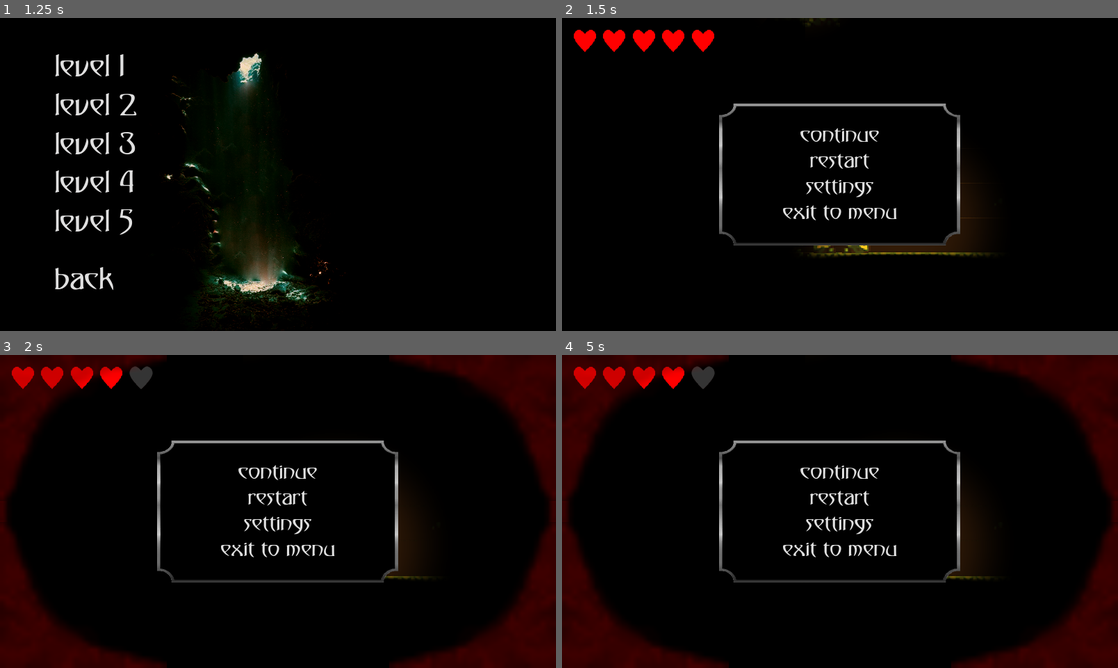
Above: before the commit, frames 1-4 (two rows, left to right).
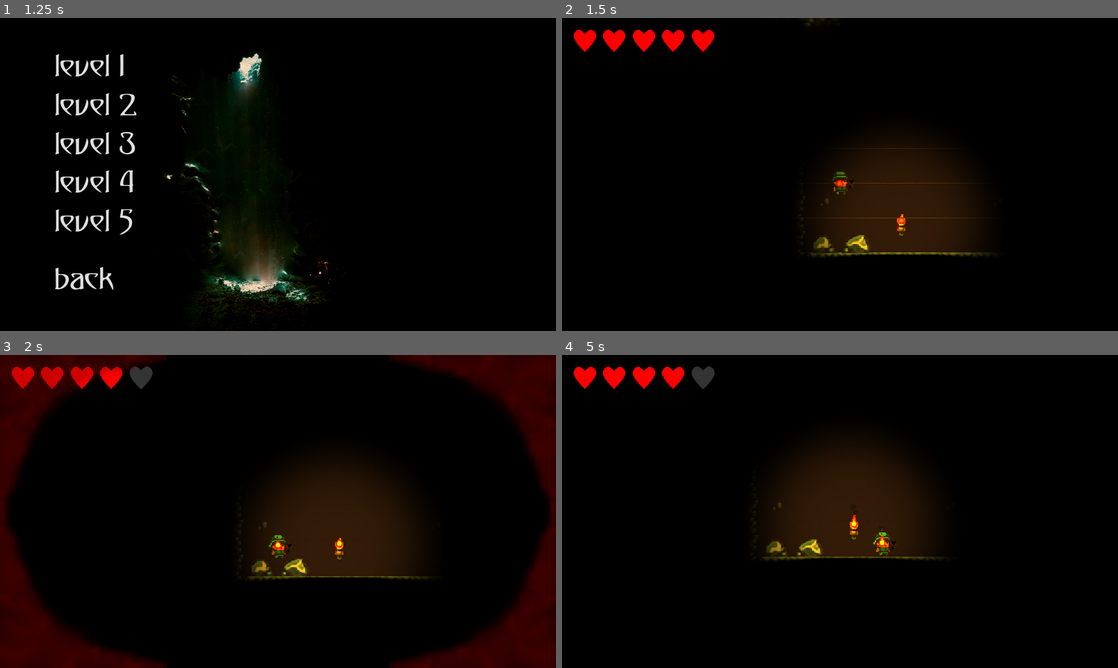
Above: after the commit, the same moments.

Repository: re1nex/portan-ignis
Game: Godot game, scene res://src/ui/mainMenu/MainMenuView.tscn
The game is run twice, just before and just after one commit, with the same random seed, the same clock (stepped at 60 frames per second) and the same inputs. Sound files missing from this copy of the repository are replaced by a short silence.
Inputs (mouse positions are in pixels of both pictures, inside the frame that each line leads up to):
- Up to frame 1 (1.25 s): click "start" at 0.5 s
- Up to frame 2 (1.5 s): click "level 1" at 1.25 s
- Up to frame 3 (2 s): no input
- Up to frame 4 (5 s): click (840, 498) at 2 s, where only the run before the commit has a clickable "restart"; click (1073, 527) at 2.75 s; tap Enter (ui_accept) at 3.5 s; move the mouse to (962, 495) at 3.52 s; hold Right (ui_right) 3.53-4.25 s; hold Enter (ui_accept) 3.53-4.25 s; click (962, 495) at 3.67 s; tap Space (jump) at 3.77 s; click (840, 498) at 4.25 s, where only the run before the commit has a clickable "restart"

Frame 1 is identical in both runs. In frame 2, 8.5% of the frame differs, in the area x 28-72%, y 27-73%; in frame 3, 9.6%; in frame 4, 28%, in the area x 0-100%, y 0-100%.

Commit message:
#311 added: - language in settings

Diff:
--- a/src/ui/mainMenu/MainMenuView.gd
+++ b/src/ui/mainMenu/MainMenuView.gd
@@ -6,6 +6,7 @@
 var soundLen=0.22
 var ScrollRange=56
 
+var langPos=0
 var checkClick=false
 var soundSet=false
 var musicSet=false
@@ -14,6 +15,7 @@
 var secondPlay=false
 var changeMute=false
 var textActivate=false
+var langMode= false
 
 var begin=true
 var begin1=true
@@ -66,22 +68,30 @@
 			textActivate=false
 			keyboard=false
 			pos=-1
+		if(langMode):
+				checkMousePos()
 	if event.is_action_pressed("ui_down"):
-		if(!textActivate):
+		if(textActivate):
+			scrollDown()
+		else:
 			_closeBeforeChange()
-			pos+=1
+			if(!langMode):
+				pos+=1
+			else:
+				langPos+=1
 			keyboard=true
 			_ChangePos()
+	if event.is_action_pressed("ui_up"):
+		if(textActivate):
+			scrollUp()
 		else:
-			scrollDown()
-	if event.is_action_pressed("ui_up"):
-		if(!textActivate):
 			_closeBeforeChange()
-			pos-=1
+			if(!langMode):
+				pos-=1
+			else:
+				langPos-=1
 			keyboard=true
 			_ChangePos()
-		else:
-			scrollUp()
 	if(event.is_action_pressed("ui_cancel")):
 		_closeBeforeChange()
 		_backToMain()
@@ -110,10 +120,18 @@
 			$TestSound2.play()
 	if(event.is_action_pressed("ui_accept")):
 		_pressButt()
-		if(!checkClick&&!textActivate):
+		if(!checkClick&&!textActivate&&!langMode):
 			_closeBeforeChange()
 			pos=-1
 		checkClick=false
+
+
+func checkMousePos():
+	var mousePos = get_viewport().get_mouse_position()
+	var curSize= $Settings/VBoxContainer/language/CurrentLanguage.rect_size
+	var curPos = $Settings/VBoxContainer/language/CurrentLanguage.rect_global_position
+	if(mousePos.x<curPos.x||mousePos.x>curPos.x+curSize.x||mousePos.y<curPos.y||mousePos.y>curPos.y+2*curSize.y):
+		_on_CurrentLanguage_pressed()
 
 func scrollDown():
 	if $About.is_visible_in_tree():
@@ -181,8 +199,18 @@
 			_on_level5_pressed()
 		return
 	if($Settings.is_visible_in_tree() && $Settings.is_visible_in_tree()):
-		if(pos>=5 && $Settings/BackSettings/LightBackStg.is_visible_in_tree()):
+		if(langMode):
+			if(langPos>=1 && $Settings/VBoxContainer/language/AddLanguage/addLangLight2.is_visible_in_tree()):
+				_on_AddLanguage_pressed()
+				return
+			if(langPos==0 && $Settings/VBoxContainer/language/CurrentLanguage/currentLangLight.is_visible_in_tree()):
+				_on_CurrentLanguage_pressed()
+				return
+		if(pos>=6 && $Settings/BackSettings/LightBackStg.is_visible_in_tree()):
 			_on_backSettings_pressed()
+			return
+		if(pos==5 && $Settings/VBoxContainer/language/LightLanguage.is_visible_in_tree()):
+			_on_CurrentLanguage_pressed()
 			return
 		if(pos==0 && $Settings/VBoxContainer/Label/LightFsc.is_visible_in_tree()):
 			_on_CheckBox_pressed()
@@ -282,8 +310,18 @@
 			return
 		return
 	if($Settings.is_visible_in_tree()):
-		if(pos>=5):
+		if(langMode):
+			if(langPos>=1):
+				_on_AddLanguage_mouse_exited()
+				return
+			if(langPos==0):
+				_on_CurrentLanguage_mouse_exited()
+				return
+		if(pos>=6):
 			_on_backSettings_mouse_exited()
+			return
+		if(pos==5):
+			_on_language_mouse_exited()
 			return
 		if(pos==0):
 			_on_Label_mouse_exited()
@@ -609,7 +647,7 @@
 
 
 func _on_backSettings_mouse_entered():
-	pos=5
+	pos=6
 	if(!IgnisPlay):
 		IgnisPlay=true
 		$IgnisSound.play()
@@ -689,8 +727,18 @@
 			_on_level5_mouse_entered()
 		return
 	if($Settings.is_visible_in_tree()):
-		if(pos>=5):
+		if(langMode):
+			if(langPos>=1):
+				_on_AddLanguage_mouse_entered()
+				return
+			if(langPos==0):
+				_on_CurrentLanguage_mouse_entered()
+				return
+		if(pos>=6):
 			_on_backSettings_mouse_entered()
+			return
+		if(pos==5):
+			_on_language_mouse_entered()
 			return
 		if(pos==0):
 			_on_Label_mouse_entered()
@@ -940,3 +988,75 @@
 	textActivate=false
 	$Help/VBoxContainer/ScrollHelpLight.hide()
 	$IgnisSound.stop()
+
+
+
+
+func _on_CurrentLanguage_pressed():
+	if(!$Settings/VBoxContainer/language/AddLanguage.is_visible_in_tree()):
+		$Settings/VBoxContainer/language/AddLanguage.show()
+		langMode=true
+		checkClick=true
+		_on_CurrentLanguage_mouse_entered()
+	else:
+		$Settings/VBoxContainer/language/AddLanguage.hide()
+		langMode=false
+		checkClick=true
+		_on_CurrentLanguage_mouse_exited()
+		_on_AddLanguage_mouse_exited()
+
+
+
+func _on_AddLanguage_pressed():
+	if($Settings/VBoxContainer/language/AddLanguage.is_visible_in_tree()):
+		var text = $Settings/VBoxContainer/language/AddLanguage.text
+		$Settings/VBoxContainer/language/AddLanguage.text = $Settings/VBoxContainer/language/CurrentLanguage.text
+		$Settings/VBoxContainer/language/CurrentLanguage.text=text
+		$Settings/VBoxContainer/language/AddLanguage.hide()
+		checkClick=true
+		_on_CurrentLanguage_mouse_exited()
+		_on_AddLanguage_mouse_exited()
+		langMode=false
+
+
+
+func _on_CurrentLanguage_mouse_entered():
+	_on_language_mouse_entered()
+	if(langMode):
+		langPos=0
+		$Settings/VBoxContainer/language/CurrentLanguage/currentLangLight.enable()
+		$Settings/VBoxContainer/language/CurrentLanguage/currentLangLight.show()
+
+
+func _on_CurrentLanguage_mouse_exited():
+	if(!checkClick):_on_language_mouse_exited()
+	$Settings/VBoxContainer/language/CurrentLanguage/currentLangLight.hide()
+
+
+func _on_AddLanguage_mouse_entered():
+	if(langMode):
+		langPos=1
+		_on_language_mouse_entered()
+		$Settings/VBoxContainer/language/AddLanguage/addLangLight2.enable()
+		$Settings/VBoxContainer/language/AddLanguage/addLangLight2.show()
+
+
+func _on_AddLanguage_mouse_exited():
+	if(!checkClick):_on_language_mouse_exited()
+	$Settings/VBoxContainer/language/AddLanguage/addLangLight2.hide()
+
+
+func _on_language_mouse_entered():
+	pos=5
+	if(!IgnisPlay):
+		IgnisPlay=true
+		$IgnisSound.play()
+	$Settings/VBoxContainer/language/LightLanguage.enable()
+	$Settings/VBoxContainer/language/LightLanguage.show()
+
+
+func _on_language_mouse_exited():
+	if(!checkIgnisSettings()):
+		$IgnisSound.stop()
+		IgnisPlay=false
+	$Settings/VBoxContainer/language/LightLanguage.hide()
--- a/src/ui/mainMenu/MainMenuView.tscn
+++ b/src/ui/mainMenu/MainMenuView.tscn
@@ -29,6 +29,14 @@
 size = 70
 font_data = ExtResource( 9 )
 
+[sub_resource type="DynamicFont" id=10]
+size = 60
+font_data = ExtResource( 9 )
+
+[sub_resource type="DynamicFont" id=11]
+size = 60
+font_data = ExtResource( 9 )
+
 [sub_resource type="DynamicFont" id=5]
 size = 30
 font_data = ExtResource( 9 )
@@ -393,21 +401,21 @@
 margin_left = 120.0
 margin_top = 80.0
 margin_right = 598.0
-margin_bottom = 644.0
+margin_bottom = 667.0
 size_flags_horizontal = 0
 size_flags_vertical = 0
 custom_constants/separation = 30
 
 [node name="VBoxContainer" type="VBoxContainer" parent="Settings"]
-margin_right = 487.0
-margin_bottom = 505.0
-size_flags_horizontal = 0
-size_flags_vertical = 0
-custom_constants/separation = 30
+margin_right = 478.0
+margin_bottom = 483.0
+size_flags_horizontal = 0
+size_flags_vertical = 0
+custom_constants/separation = 15
 
 [node name="Label" type="Label" parent="Settings/VBoxContainer"]
-margin_right = 487.0
-margin_bottom = 77.0
+margin_right = 478.0
+margin_bottom = 68.0
 mouse_filter = 1
 custom_fonts/font = SubResource( 3 )
 text = "fullscreen mode"
@@ -436,13 +444,13 @@
 
 [node name="LightFsc" parent="Settings/VBoxContainer/Label" instance=ExtResource( 4 )]
 visible = false
-position = Vector2( -30, 40 )
+position = Vector2( -30, 30 )
 scale = Vector2( 1, 1 )
 
 [node name="stretchSettings" type="Label" parent="Settings/VBoxContainer"]
-margin_top = 107.0
-margin_right = 487.0
-margin_bottom = 184.0
+margin_top = 83.0
+margin_right = 478.0
+margin_bottom = 151.0
 mouse_filter = 1
 custom_fonts/font = SubResource( 3 )
 text = "stretching mode"
@@ -472,13 +480,13 @@
 
 [node name="LightStr" parent="Settings/VBoxContainer/stretchSettings" instance=ExtResource( 4 )]
 visible = false
-position = Vector2( -30, 40 )
+position = Vector2( -30, 30 )
 scale = Vector2( 1, 1 )
 
 [node name="Label2" type="Label" parent="Settings/VBoxContainer"]
-margin_top = 214.0
-margin_right = 366.0
-margin_bottom = 291.0
+margin_top = 166.0
+margin_right = 339.0
+margin_bottom = 234.0
 mouse_filter = 1
 size_flags_horizontal = 0
 custom_fonts/font = SubResource( 3 )
@@ -508,13 +516,13 @@
 
 [node name="LightMut" parent="Settings/VBoxContainer/Label2" instance=ExtResource( 4 )]
 visible = false
-position = Vector2( -30, 40 )
+position = Vector2( -30, 30 )
 scale = Vector2( 1, 1 )
 
 [node name="VolumeSettings" type="Label" parent="Settings/VBoxContainer"]
-margin_top = 321.0
-margin_right = 487.0
-margin_bottom = 398.0
+margin_top = 249.0
+margin_right = 478.0
+margin_bottom = 317.0
 mouse_filter = 1
 custom_fonts/font = SubResource( 4 )
 text = "general volume"
@@ -532,13 +540,13 @@
 
 [node name="LightVol" parent="Settings/VBoxContainer/VolumeSettings" instance=ExtResource( 4 )]
 visible = false
-position = Vector2( -30, 40 )
+position = Vector2( -30, 30 )
 scale = Vector2( 1, 1 )
 
 [node name="MusicSettings" type="Label" parent="Settings/VBoxContainer"]
-margin_top = 428.0
-margin_right = 487.0
-margin_bottom = 505.0
+margin_top = 332.0
+margin_right = 478.0
+margin_bottom = 400.0
 mouse_filter = 1
 custom_fonts/font = SubResource( 4 )
 text = "volume of music"
@@ -556,13 +564,64 @@
 
 [node name="LightMusic" parent="Settings/VBoxContainer/MusicSettings" instance=ExtResource( 4 )]
 visible = false
-position = Vector2( -30, 40 )
+position = Vector2( -30, 30 )
+scale = Vector2( 1, 1 )
+
+[node name="language" type="Label" parent="Settings/VBoxContainer"]
+margin_top = 415.0
+margin_right = 478.0
+margin_bottom = 483.0
+mouse_filter = 1
+custom_fonts/font = SubResource( 4 )
+text = "language"
+
+[node name="LightLanguage" parent="Settings/VBoxContainer/language" instance=ExtResource( 4 )]
+visible = false
+position = Vector2( -30, 30 )
+scale = Vector2( 1, 1 )
+
+[node name="CurrentLanguage" type="Button" parent="Settings/VBoxContainer/language"]
+margin_left = 555.0
+margin_right = 955.0
+margin_bottom = 74.0
+focus_mode = 0
+custom_fonts/font = SubResource( 10 )
+enabled_focus_mode = 0
+text = "english"
+flat = true
+__meta__ = {
+"_edit_use_anchors_": false
+}
+
+[node name="currentLangLight" parent="Settings/VBoxContainer/language/CurrentLanguage" instance=ExtResource( 4 )]
+visible = false
+position = Vector2( 60, 30 )
+scale = Vector2( 1, 1 )
+
+[node name="AddLanguage" type="Button" parent="Settings/VBoxContainer/language"]
+visible = false
+margin_left = 555.0
+margin_top = 74.0
+margin_right = 955.0
+margin_bottom = 148.0
+focus_mode = 0
+custom_fonts/font = SubResource( 11 )
+enabled_focus_mode = 0
+text = "russian"
+flat = true
+__meta__ = {
+"_edit_use_anchors_": false
+}
+
+[node name="addLangLight2" parent="Settings/VBoxContainer/language/AddLanguage" instance=ExtResource( 4 )]
+visible = false
+position = Vector2( 60, 30 )
 scale = Vector2( 1, 1 )
 
 [node name="BackSettings" type="Button" parent="Settings"]
-margin_top = 535.0
-margin_right = 140.0
-margin_bottom = 618.0
+margin_top = 513.0
+margin_right = 153.0
+margin_bottom = 587.0
 focus_mode = 0
 size_flags_horizontal = 0
 size_flags_vertical = 0
@@ -1085,6 +1144,14 @@
 [connection signal="mouse_entered" from="Settings/VBoxContainer/MusicSettings/MusicHSlider" to="." method="_on_MusicHSlider_mouse_entered"]
 [connection signal="mouse_exited" from="Settings/VBoxContainer/MusicSettings/MusicHSlider" to="." method="_on_MusicHSlider_mouse_exited"]
 [connection signal="value_changed" from="Settings/VBoxContainer/MusicSettings/MusicHSlider" to="." method="_on_MusicHSlider_value_changed"]
+[connection signal="mouse_entered" from="Settings/VBoxContainer/language" to="." method="_on_language_mouse_entered"]
+[connection signal="mouse_exited" from="Settings/VBoxContainer/language" to="." method="_on_language_mouse_exited"]
+[connection signal="mouse_entered" from="Settings/VBoxContainer/language/CurrentLanguage" to="." method="_on_CurrentLanguage_mouse_entered"]
+[connection signal="mouse_exited" from="Settings/VBoxContainer/language/CurrentLanguage" to="." method="_on_CurrentLanguage_mouse_exited"]
+[connection signal="pressed" from="Settings/VBoxContainer/language/CurrentLanguage" to="." method="_on_CurrentLanguage_pressed"]
+[connection signal="mouse_entered" from="Settings/VBoxContainer/language/AddLanguage" to="." method="_on_AddLanguage_mouse_entered"]
+[connection signal="mouse_exited" from="Settings/VBoxContainer/language/AddLanguage" to="." method="_on_AddLanguage_mouse_exited"]
+[connection signal="pressed" from="Settings/VBoxContainer/language/AddLanguage" to="." method="_on_AddLanguage_pressed"]
 [connection signal="mouse_entered" from="Settings/BackSettings" to="." method="_on_backSettings_mouse_entered"]
 [connection signal="mouse_exited" from="Settings/BackSettings" to="." method="_on_backSettings_mouse_exited"]
 [connection signal="pressed" from="Settings/BackSettings" to="." method="_on_backSettings_pressed"]
--- a/src/ui/pauseMenu/pauseMenu.tscn
+++ b/src/ui/pauseMenu/pauseMenu.tscn
@@ -24,6 +24,7 @@
 script = ExtResource( 11 )
 
 [node name="CenterContainer" type="CenterContainer" parent="."]
+visible = false
 light_mask = 4
 margin_right = 1280.0
 margin_bottom = 720.0
Not shown: 1 places in src/ui/mainMenu/MainMenuView.tscn that only renumber resources
